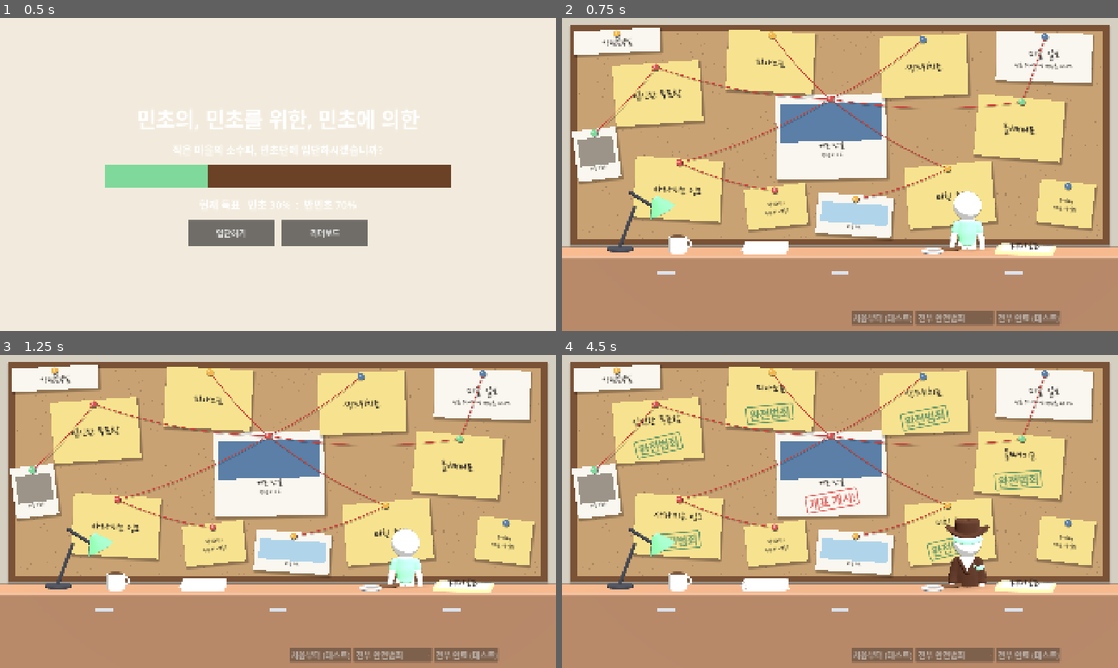
Above: before the commit, frames 1-4 (two rows, left to right).
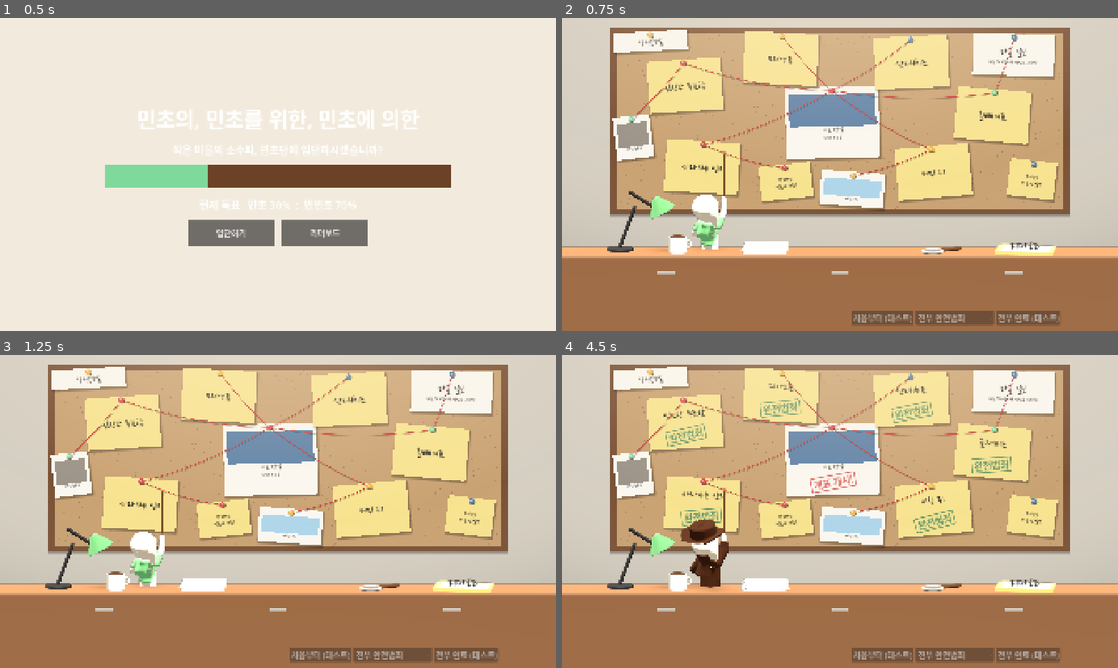
Above: after the commit, the same moments.

Repository: hahaha13791/mincho-game
Game: Godot game, scene res://main/title.tscn
Two runs of this game, one before a commit and one after it. Both use one fixed random seed, a clock stepped at 60 frames per second and the inputs below.
Inputs:
- Up to frame 1 (0.5 s): no input
- Up to frame 2 (0.75 s): click "입단하기" at 0.5 s
- Up to frame 3 (1.25 s): no input
- Up to frame 4 (4.5 s): click "리더보드" at 1.25 s; click "돌아가기" at 2 s; click "처음부터 (테스트)" at 2.75 s; click "전부 완전범죄" at 3.5 s; click "전부 완료 (테스트)" at 4.25 s

Frame 1 is identical in both runs. In frame 2, 70% of the frame differs, in the area x 0-100%, y 2-100%; in frame 3, 70%; in frame 4, 72%.

Commit message:
feat(main): 작전본부실 주인공 랜덤 작전 행동 8가지, 비밀요원 복장, 보드 축소와 따뜻한 위 조명
- 블렌더에 행동 포즈 8가지(턱 괴기·지시봉·커피·지도·전화·핀 꽂기·돋보기·메모) 추가, 여러 축 회전(turn)으로 일반화
- 들어올 때마다 직전 행동을 뺀 나머지에서 무작위, 위치 후보도 무작위. 손에 소품(BoneAttachment), 책상 소품 숨김·지도/메모장 펼침
- 6개 완료 복장: 머리띠·완장을 벗고 중절모(앞으로 눌러씀) + 깃 세운 초콜릿 코트(민트 배지)
- 보드를 85%로 줄이고, 위에서 비추는 따뜻한 백색 조명(3D 조명 + 보드 위 빛 그라데이션). palette에 lamp_light

Co-Authored-By: Claude Opus 5.5 <noreply@anthropic.com>
Claude-Session: https://claude.ai/code/session_01Vwi6rniWjHWN2EhyiYoRbx

Diff:
--- a/assets/figure/build_figure.gd
+++ b/assets/figure/build_figure.gd
@@ -33,8 +33,11 @@
 	return _smin(band, tail, 0.02)
 
 
-## 중절모: 윗면이 움푹한 몸체 + 양옆이 살짝 올라간 챙. 머리띠가 챙 아래로 보이게 높이 쓴다
-func _fedora(p: Vector3) -> float:
+## 중절모: 윗면이 움푹한 몸체 + 양옆이 살짝 올라간 챙. 앞으로 살짝 눌러쓴다(비밀요원)
+func _fedora(world: Vector3) -> float:
+	var a: float = 0.14 # 앞이 내려가게 기울임
+	var v: Vector3 = world - Vector3(0, 1.6, 0)
+	var p: Vector3 = Vector3(0, 1.6, 0) + Vector3(v.x, v.y * cos(a) + v.z * sin(a), -v.y * sin(a) + v.z * cos(a))
 	var r: float = Vector2(p.x, p.z * 0.92).length()
 	var crown: float = Vector2(maxf(r - 0.22, 0.0), maxf(absf(p.y - 1.72) - 0.11, 0.0)).length() - 0.03
 	crown = _smax(crown, -_ellipsoid(p - Vector3(0, 1.88, 0), Vector3(0.05, 0.06, 0.18)), 0.02) # 윗면 주름
@@ -43,7 +46,7 @@
 	return _smin(crown, brim, 0.02)
 
 
-## 트렌치코트: 긴소매, V자 깃, 무릎까지 오는 자락
+## 비밀요원 코트: 긴소매, V자 앞섶, 목을 감싸며 위로 선 깃, 무릎까지 오는 자락
 func _coat(p: Vector3) -> float:
 	var q: Vector3 = Vector3(absf(p.x), p.y, p.z)
 	var d: float = _smin(_smin(_torso(p), _upper_arm(q), 0.04), _forearm(q), 0.02) - 0.03
@@ -53,8 +56,12 @@
 	d = _smax(d, 0.3 - p.y, 0.02) # 밑단(무릎 위)
 	d = _smax(d, minf(0.63 - p.y, q.x - 0.2), 0.02) # 소맷부리
 	d = _smax(d, minf(p.z - 0.04, (p.y - 0.85) * 0.6 - q.x), 0.01) # V자 앞섶
-	var collar: float = _capsule(q, Vector3(0.17, 1.12, 0.09), Vector3(0.02, 0.86, 0.165), 0.032)
-	return _smin(d, collar, 0.012)
+	# 세운 깃: 목 둘레를 감싸며 위로 벌어진다(머리보다 넓게). 앞은 트여 있다
+	var r: float = Vector2(p.x, p.z * 1.1).length()
+	var collar: float = absf(r - (0.17 + (p.y - 1.08) * 0.4)) - 0.022
+	collar = _smax(collar, absf(p.y - 1.2) - 0.12, 0.01)
+	collar = _smax(collar, minf(p.z - 0.05, 0.09 - q.x), 0.01)
+	return _smin(d, collar, 0.015)
 
 
 ## 코트 왼쪽 가슴 배지
--- a/common/style/palette.gd
+++ b/common/style/palette.gd
@@ -21,6 +21,7 @@
 @export var memo: Color = Color("f7e38f") # 노란 메모지
 @export var yarn: Color = Color("c8403a") # 수사 보드 빨간 실
 @export var chocolate: Color = Color("3b2217") # 주인공 중절모·코트(민트초코). 반민초 갈색보다 훨씬 진하게
+@export var lamp_light: Color = Color("ffeed4") # 작전본부실 따뜻한 백색 조명
 @export var accent: Color = Color("f2b84b")
 @export var danger: Color = Color("d9534f")
 @export var ballot_box: Color = Color("5b7fa6")
--- a/main/hub.gd
+++ b/main/hub.gd
@@ -5,6 +5,7 @@
 const PALETTE: Palette = preload("res://common/style/palette.tres")
 const LIST: MinigameList = preload("res://main/minigame_list.tres")
 const DESK: PackedScene = preload("res://main/hub/desk.tscn")
+const BOARD_SCALE: float = 0.85 # 주인공이 잘 보이게 보드를 줄인다
 const PINS: Array[String] = ["danger", "accent", "ballot_box", "mincho"] # 팔레트 이름. 메모마다 돌려 쓴다
 # 테스트용 채우기 프리셋(이름 -> 등급 목록). 목록은 순서대로 미니게임에 배정되고 모자라면 마지막 값을 쓴다
 const FILL_PRESETS: Dictionary = {
@@ -20,6 +21,7 @@
 var _decor: Array[MemoCard] = []
 var _center: MemoCard
 var _strings: Control
+var _board: Control # 보드 전체(줄여서 벽에 건다)
 
 
 func _ready() -> void:
@@ -39,10 +41,15 @@
 # --- 보드 ---
 
 func _build_board() -> void:
+	_board = Control.new()
+	_board.mouse_filter = Control.MOUSE_FILTER_IGNORE
+	_board.scale = Vector2.ONE * BOARD_SCALE
+	_board.position = Vector2((1920.0 - HubLayout.BOARD.size.x * BOARD_SCALE) / 2.0 - HubLayout.BOARD.position.x * BOARD_SCALE, 12.0)
+	add_child(_board)
 	var frame: Panel = _panel(HubLayout.BOARD, PALETTE.wood, 6)
-	add_child(frame)
+	_board.add_child(frame)
 	var cork_rect: Rect2 = HubLayout.BOARD.grow(-HubLayout.CORK_MARGIN)
-	add_child(_panel(cork_rect, PALETTE.cork, 0))
+	_board.add_child(_panel(cork_rect, PALETTE.cork, 0))
 	var speck: Control = Control.new() # 코르크 알갱이
 	speck.mouse_filter = Control.MOUSE_FILTER_IGNORE
 	speck.set_anchors_preset(Control.PRESET_FULL_RECT)
@@ -52,7 +59,7 @@
 		for i in 900:
 			var p: Vector2 = cork_rect.position + Vector2(rng.randf() * cork_rect.size.x, rng.randf() * cork_rect.size.y)
 			speck.draw_circle(p, rng.randf_range(1.0, 3.0), PALETTE.cork.darkened(rng.randf_range(0.08, 0.2))))
-	add_child(speck)
+	_board.add_child(speck)
 
 	for i in HubLayout.DECOR.size():
 		_decor.append(_make_decor(HubLayout.DECOR[i], i))
@@ -90,7 +97,24 @@
 	_strings.mouse_filter = Control.MOUSE_FILTER_IGNORE
 	_strings.set_anchors_preset(Control.PRESET_FULL_RECT)
 	_strings.draw.connect(_draw_strings)
-	add_child(_strings)
+	_board.add_child(_strings)
+
+	# 위에서 비추는 따뜻한 조명: 위쪽은 밝고 아래로 갈수록 어둑해진다
+	var light: TextureRect = TextureRect.new()
+	var grad: Gradient = Gradient.new()
+	grad.set_color(0, Color(PALETTE.lamp_light, 0.38))
+	grad.set_color(1, Color(0, 0, 0, 0.22))
+	grad.add_point(0.55, Color(PALETTE.lamp_light, 0.0))
+	var tex: GradientTexture2D = GradientTexture2D.new()
+	tex.gradient = grad
+	tex.fill = GradientTexture2D.FILL_RADIAL
+	tex.fill_from = Vector2(0.5, -0.15)
+	tex.fill_to = Vector2(0.5, 1.1)
+	light.texture = tex
+	light.expand_mode = TextureRect.EXPAND_IGNORE_SIZE
+	light.set_anchors_preset(Control.PRESET_FULL_RECT)
+	light.mouse_filter = Control.MOUSE_FILTER_IGNORE
+	add_child(light)
 
 
 func _make_decor(d: Dictionary, i: int) -> MemoCard:
@@ -116,7 +140,7 @@
 
 func _card(pos: Vector2, size_px: Vector2, tilt: float, paper: Color, pin: Color) -> MemoCard:
 	var card: MemoCard = MemoCard.new()
-	add_child(card)
+	_board.add_child(card)
 	card.setup(pos, size_px, tilt, paper, pin)
 	return card
 
--- a/main/hub/desk.gd
+++ b/main/hub/desk.gd
@@ -9,10 +9,26 @@
 const DEPTH: float = 1.6
 const PROTAGONIST: PackedScene = preload("res://main/hub/protagonist.tscn")
 const HERO_SCALE: float = 1.8
+## 주인공의 작전 행동. xs = 설 수 있는 위치(x) 후보, face = 바라보는 방향(0 = 화면, PI = 보드),
+## lift = 의자 위에 올라선 높이, prop = 손에 드는 소품, hide = 손에 들면 책상에서 숨길 소품, desk = 책상에 펼칠 소품
+const ACTIONS: Dictionary = {
+	&"think": {"xs": [-3.2, 0.6, 4.0], "face": 0.0},
+	&"point": {"xs": [-4.5, 1.8], "face": 2.6, "prop": &"pointer"},
+	&"coffee": {"xs": [-1.5, 3.0], "face": 3.0, "prop": &"mug", "hide": "mug"},
+	&"map": {"xs": [-2.0, 2.2], "face": 0.0, "desk": "map"},
+	&"phone": {"xs": [-4.0, 4.5], "face": 0.5, "prop": &"phone"},
+	&"pin": {"xs": [-3.5, 0.0, 3.2], "face": PI, "lift": 0.5, "prop": &"pin"},
+	&"magnifier": {"xs": [-0.8, 3.6], "face": 2.9, "prop": &"magnifier", "hide": "magnifier"},
+	&"write": {"xs": [-3.0, 1.5], "face": 0.2, "prop": &"pen", "desk": "notepad"},
+}
+
+## 직전에 한 행동. 작전본부실에 다시 들어와도 같은 행동은 고르지 않는다(게임이 켜져 있는 동안 유지)
+static var last_action: StringName = &""
 
 var _camera: Camera3D
 var _folder: Node3D
 var _hero: Protagonist
+var _desk_props: Dictionary = {} # 이름 -> Node3D (mug, magnifier)
 
 
 func _ready() -> void:
@@ -25,25 +41,46 @@
 	_camera.rotation.x = -tilt
 	_camera.current = true
 	add_child(_camera)
-	var sun: DirectionalLight3D = DirectionalLight3D.new()
-	sun.rotation_degrees = Vector3(-55, 25, 0)
+	var sun: DirectionalLight3D = DirectionalLight3D.new() # 위에서 비추는 따뜻한 백색 조명
+	sun.rotation_degrees = Vector3(-78, 12, 0)
+	sun.light_color = PALETTE.lamp_light
+	sun.light_energy = 1.15
 	sun.shadow_enabled = true
 	sun.shadow_opacity = 0.45
 	add_child(sun)
 	var env: Environment = Environment.new()
 	env.background_mode = Environment.BG_CLEAR_COLOR
 	env.ambient_light_source = Environment.AMBIENT_SOURCE_COLOR
-	env.ambient_light_color = Color.WHITE
-	env.ambient_light_energy = 0.6
+	env.ambient_light_color = PALETTE.lamp_light
+	env.ambient_light_energy = 0.55
 	var we: WorldEnvironment = WorldEnvironment.new()
 	we.environment = env
 	add_child(we)
 	_build()
 
 
-## 주인공 복장 단계(끝낸 작전 수)
-func set_stage(done: int) -> void:
+## 주인공 복장 단계(끝낸 작전 수)를 정하고, 직전과 다른 작전 행동을 무작위 위치에서 시작한다
+## force는 확인용(비우면 무작위)
+func set_stage(done: int, force: StringName = &"") -> void:
 	_hero.set_stage(done)
+	var choices: Array = ACTIONS.keys().filter(func(k: StringName) -> bool: return k != last_action)
+	var act_name: StringName = force if not force.is_empty() else choices.pick_random()
+	last_action = act_name
+	var a: Dictionary = ACTIONS[act_name]
+	var x: float = a["xs"].pick_random()
+	_hero.position = Vector3(x, TOP_Y - 1.05 + a.get("lift", 0.0), -0.5)
+	_hero.rotation.y = a["face"]
+	_hero.act(String(act_name), a.get("prop", &""))
+	if a.has("hide"):
+		_desk_props[a["hide"]].hide()
+	match a.get("desk", ""):
+		"map": # 책상에 펼친 마을 지도
+			var map: MeshInstance3D = _box(Vector3(1.8, 0.02, 1.1), Vector3(x, TOP_Y + 0.01, 0.15), PALETTE.water.lightened(0.45))
+			map.rotation.y = 0.08
+			_box(Vector3(1.2, 0.025, 0.04), Vector3(x - 0.1, TOP_Y + 0.02, 0.1), PALETTE.road)
+			_box(Vector3(0.04, 0.025, 0.8), Vector3(x + 0.3, TOP_Y + 0.02, 0.15), PALETTE.road)
+		"notepad":
+			_box(Vector3(0.8, 0.04, 0.55), Vector3(x - 0.2, TOP_Y + 0.02, 0.2), PALETTE.memo)
 
 
 ## 리더보드 서류철이 화면에 찍히는 위치(버튼을 얹을 자리)
@@ -59,10 +96,9 @@
 	for x in [-6.0, 0.0, 6.0]: # 서랍 손잡이
 		_box(Vector3(0.6, 0.08, 0.08), Vector3(x, TOP_Y - 0.6, DEPTH / 2.0 + 0.02), PALETTE.iron)
 
-	# 주인공: 책상 뒤에 서서 허리 아래는 책상에 가린다
+	# 주인공: 책상 뒤에 서서 허리 아래는 책상에 가린다. 위치·행동은 set_stage()에서 정한다
 	_hero = PROTAGONIST.instantiate()
 	_hero.scale = Vector3.ONE * HERO_SCALE
-	_hero.position = Vector3(4.4, TOP_Y - 1.05, -0.5)
 	add_child(_hero)
 
 	# 스탠드(왼쪽)
@@ -77,6 +113,7 @@
 
 	# 커피잔
 	var mug: Node3D = _group(Vector3(-5.6, TOP_Y, 0.2))
+	_desk_props["mug"] = mug
 	_cyl(mug, 0.3, 0.55, Vector3(0, 0.275, 0), PALETTE.paper)
 	_cyl(mug, 0.26, 0.02, Vector3(0, 0.55, 0), PALETTE.wood.darkened(0.45)) # 커피
 	var handle: MeshInstance3D = MeshInstance3D.new()
@@ -97,6 +134,7 @@
 
 	# 돋보기(가운데 오른쪽)
 	var mag: Node3D = _group(Vector3(3.2, TOP_Y + 0.05, 0.25))
+	_desk_props["magnifier"] = mag
 	mag.rotation.y = 0.5
 	var ring: MeshInstance3D = MeshInstance3D.new()
 	var rt: TorusMesh = TorusMesh.new()
--- a/main/hub/protagonist.gd
+++ b/main/hub/protagonist.gd
@@ -1,10 +1,13 @@
 class_name Protagonist
 extends Node3D
-## 작전본부실의 주인공(민초단원). 겉모습은 이 서브씬에만 있다. 로직은 set_stage()만 쓴다.
+## 작전본부실의 주인공(민초단원). 겉모습은 이 서브씬에만 있다. 로직은 set_stage()와 act()만 쓴다.
 ## 끝낸 작전 수에 따라 복장이 바뀐다:
-##   0~1개 민트 셔츠 / 2~3개 셔츠 대신 머리띠 / 4~5개 머리띠+완장 / 6개 +중절모+초콜릿 코트(민트 배지)
+##   0~1개 민트 셔츠 / 2~3개 셔츠 대신 머리띠 / 4~5개 머리띠+완장 / 6개 중절모+깃 세운 초콜릿 코트(민트 배지)만
+## 행동 애니메이션은 assets/figure/figure.glb의 think, point, coffee, map, phone, pin, magnifier, write.
 
 const PALETTE: Palette = preload("res://common/style/palette.tres")
+const HAND_BONE: String = "forearm.R"
+const HAND_OFFSET: float = 0.31 # 팔꿈치에서 손까지(뼈 길이)
 
 @onready var _figure: Node3D = $Figure
 
@@ -15,14 +18,84 @@
 
 func set_stage(done: int) -> void:
 	var outfit: Dictionary = {"Body": PALETTE.doll}
-	if done < 2:
-		outfit["Shirt"] = PALETTE.mincho
-	else:
-		outfit["Headband"] = PALETTE.mincho
-	if done >= 4:
-		outfit["Armband"] = PALETTE.mincho
-	if done >= GameState.MINIGAME_COUNT:
+	if done >= GameState.MINIGAME_COUNT: # 비밀요원: 머리띠·완장은 벗는다
 		outfit["Fedora"] = PALETTE.chocolate
 		outfit["Coat"] = PALETTE.chocolate
 		outfit["Badge"] = PALETTE.mincho
+	elif done >= 2:
+		outfit["Headband"] = PALETTE.mincho
+		if done >= 4:
+			outfit["Armband"] = PALETTE.mincho
+	else:
+		outfit["Shirt"] = PALETTE.mincho
 	FigureLook.dress(_figure, outfit)
+
+
+## 행동 애니메이션을 반복하고 오른손에 소품을 든다(prop이 비면 빈손)
+func act(anim: String, prop: StringName) -> void:
+	FigureLook.play(_figure, anim)
+	if prop.is_empty():
+		return
+	var skeleton: Skeleton3D = _figure.find_child("Skeleton3D", true, false)
+	var hand: BoneAttachment3D = BoneAttachment3D.new()
+	hand.bone_name = HAND_BONE
+	skeleton.add_child(hand)
+	var holder: Node3D = Node3D.new() # 뼈 방향(+y)으로 손끝까지
+	holder.position = Vector3(0, HAND_OFFSET, 0)
+	hand.add_child(holder)
+	_build_prop(holder, prop)
+
+
+# 손에 드는 소품. 뼈의 +y가 손끝 방향
+func _build_prop(at: Node3D, prop: StringName) -> void:
+	match prop:
+		&"pointer": # 지시봉: 손에서 앞으로 길게
+			_part(at, _capsule(0.015, 0.9), Vector3(0, 0.4, 0), Vector3.ZERO, PALETTE.wood.darkened(0.3))
+			_part(at, _sphere(0.03), Vector3(0, 0.85, 0), Vector3.ZERO, PALETTE.danger)
+		&"mug":
+			_part(at, _cylinder(0.07, 0.15), Vector3(0, 0.03, 0.06), Vector3(PI / 2.0, 0, 0), PALETTE.paper)
+		&"phone": # 구식 수화기
+			_part(at, _capsule(0.03, 0.26), Vector3(0, 0.05, 0.05), Vector3(0, 0, PI / 2.0), PALETTE.stamp)
+		&"pin": # 핀을 쥔 손
+			_part(at, _sphere(0.035), Vector3(0, 0.06, 0), Vector3.ZERO, PALETTE.danger)
+		&"magnifier":
+			_part(at, _capsule(0.02, 0.18), Vector3(0, 0.05, 0), Vector3.ZERO, PALETTE.wood.darkened(0.3))
+			var ring: TorusMesh = TorusMesh.new()
+			ring.inner_radius = 0.085
+			ring.outer_radius = 0.105
+			_part(at, ring, Vector3(0, 0.24, 0), Vector3(PI / 2.0, 0, 0), PALETTE.iron.lightened(0.2))
+		&"pen":
+			_part(at, _capsule(0.01, 0.16), Vector3(0, 0.04, 0.03), Vector3(0.6, 0, 0), PALETTE.stamp)
+
+
+func _part(at: Node3D, mesh: Mesh, pos: Vector3, rot: Vector3, color: Color) -> void:
+	var m: MeshInstance3D = MeshInstance3D.new()
+	m.mesh = mesh
+	var mat: StandardMaterial3D = StandardMaterial3D.new()
+	mat.albedo_color = color
+	m.material_override = mat
+	m.position = pos
+	m.rotation = rot
+	at.add_child(m)
+
+
+func _capsule(r: float, h: float) -> CapsuleMesh:
+	var c: CapsuleMesh = CapsuleMesh.new()
+	c.radius = r
+	c.height = h
+	return c
+
+
+func _cylinder(r: float, h: float) -> CylinderMesh:
+	var c: CylinderMesh = CylinderMesh.new()
+	c.top_radius = r
+	c.bottom_radius = r
+	c.height = h
+	return c
+
+
+func _sphere(r: float) -> SphereMesh:
+	var s: SphereMesh = SphereMesh.new()
+	s.radius = r
+	s.height = r * 2.0
+	return s
Binary file changed: assets/figure/figure.glb
